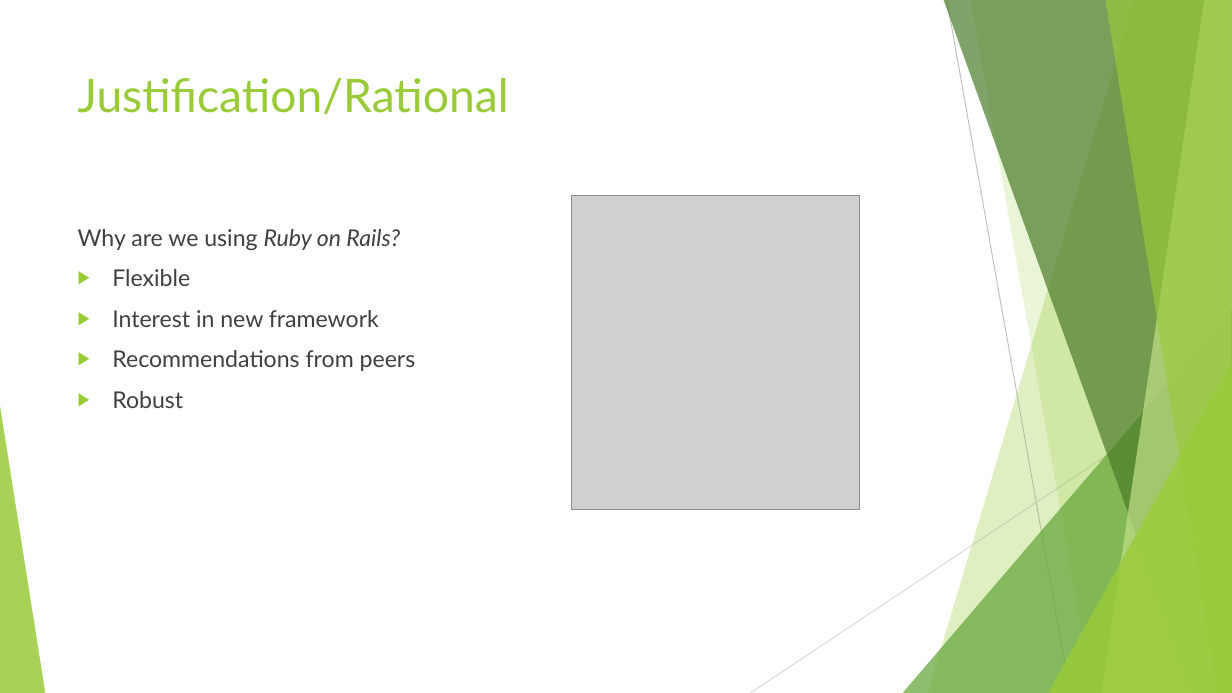
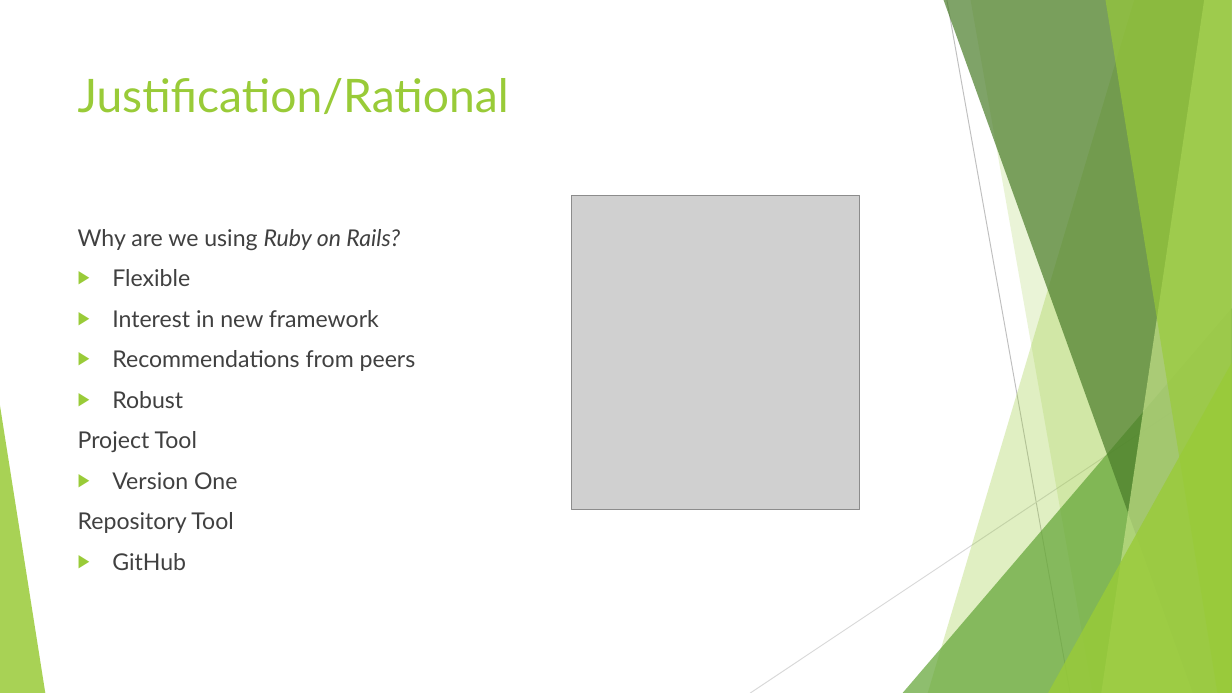
Before and after one commit to avestech/ggcmaps.github.io, a slide deck: slide 3 of Presentations/9-15.pptx. Drawn at 1232x693 pixels with LibreOffice and Linux fonts; fonts in the diff are those of the drawing; grey boxes stand for pictures. Boxes give left, top, right and bottom in pixels: in the first picture for what was removed or moved away, otherwise in the second. Text is boxed around its words. In the diff, an @@ line names an element or a change of style, - is before the commit and + after.

Commit message:
Add process tool and repo tool

```diff
--- a/Presentations/9-15.pptx
+++ b/Presentations/9-15.pptx
@@ text at [78,431,237,570]: paragraphs added @@
+Project Tool
+▶ Version One
+Repository Tool
+▶ GitHub
```
